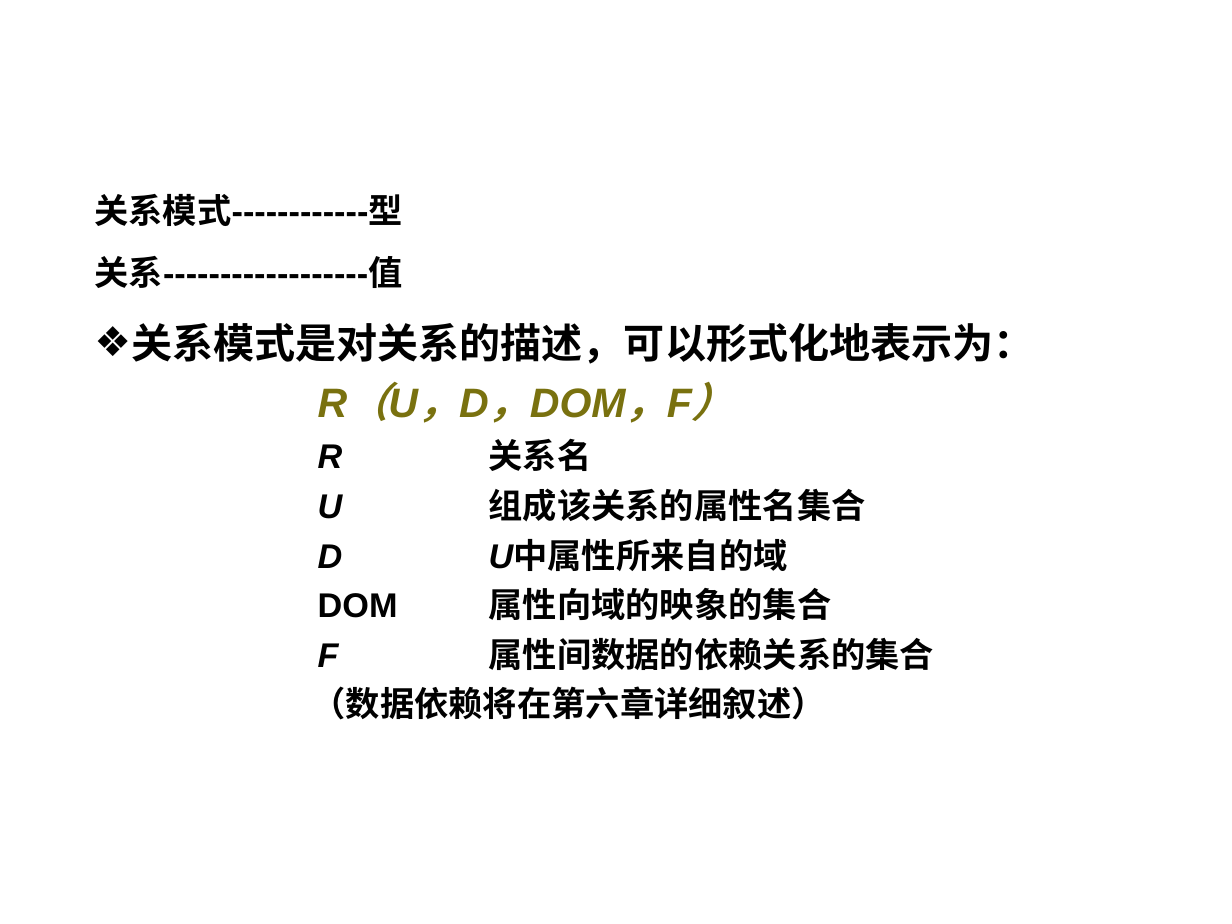
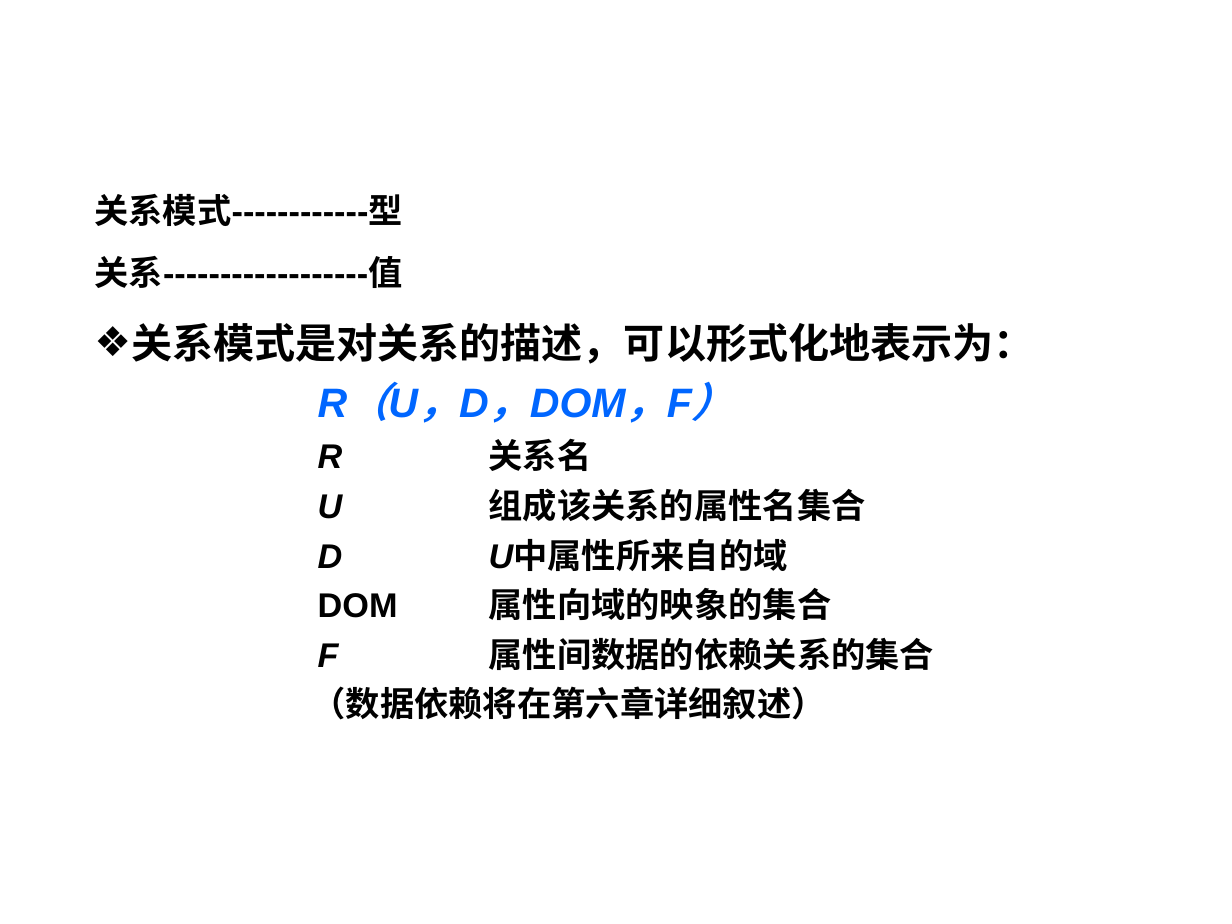
Before and after one commit to HBU/DataBase, a slide deck: slide 21 of PPT/DB第02章.ppt. Drawn at 1232x924 pixels with LibreOffice and Linux fonts; fonts in the diff are those of the drawing; background and template pictures are left out. Boxes give left, top, right and bottom in pixels: in the first picture for what was removed or moved away, otherwise in the second. Text is boxed around its words. In the diff, an @@ line names an element or a change of style, - is before the commit and + after.

```diff
--- a/PPT/DB第02章.ppt
+++ b/PPT/DB第02章.ppt
@@ text at [318,385,692,418]: text colour #79710F to #0066FF in "R（U，D，DOM，F）" @@
```
Also in this commit, not shown: 24 other slides changed, 6 other files.
